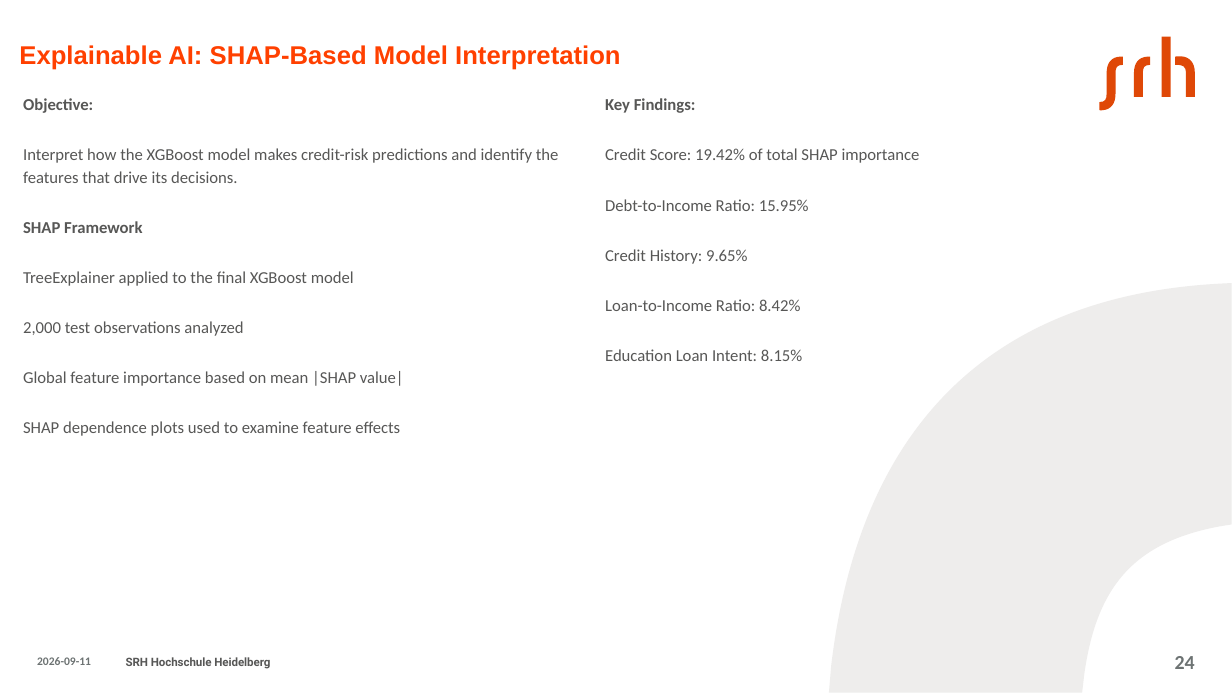
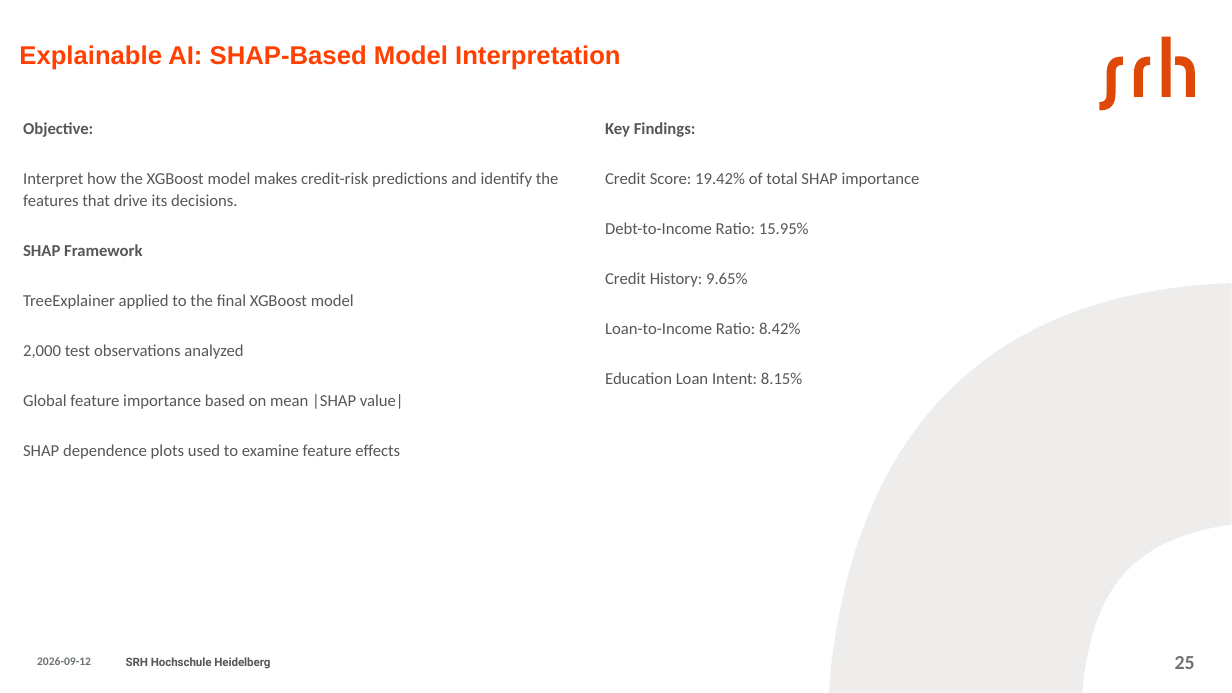
Before and after one commit to aminfeli/Thesis, a slide deck: slide 25 of 7-Presentation/presentation.pptx (slide 24 before the commit). Drawn at 1232x693 pixels with LibreOffice and Linux fonts; fonts in the diff are those of the drawing. Boxes give left, top, right and bottom in pixels: in the first picture for what was removed or moved away, otherwise in the second. Text is boxed around its words. In the diff, an @@ line names an element or a change of style, - is before the commit and + after.

```diff
--- a/7-Presentation/presentation.pptx
+++ b/7-Presentation/presentation.pptx
@@ text "Objective:": place and size @@
-text "Objective:" at box(23, 98, 559, 436)
+text "Objective:" at box(23, 122, 559, 459)
@@ text "Key Findings:": place and size @@
-text "Key Findings:" at box(605, 98, 920, 361)
+text "Key Findings:" at box(605, 122, 920, 384)
@@ page number at box(1175, 656, 1195, 669): text changed @@
-24
+25
```
Also in this commit, not shown: 30 other slides changed, 1 slide added, 1 slide removed, 3 other files.
